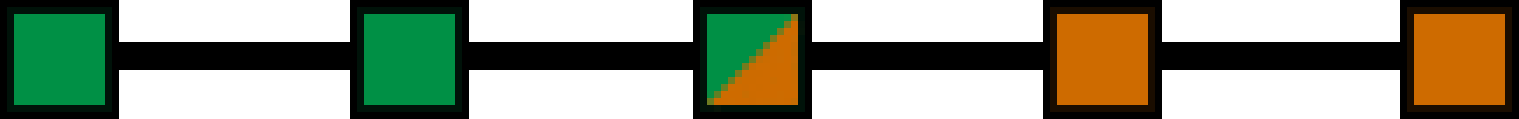
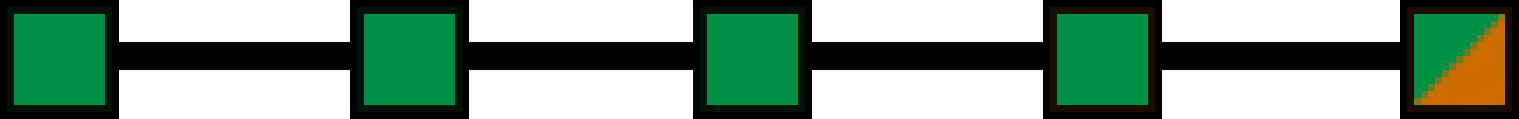
Before/after of a w=1519, h=119 layered artwork. What changed in the layer stack:
added layer "Nivel 2" above "Nivel 1" over (x1=707, y1=14, x2=1505, y2=105)
renamed "Rectángulo 2 copia 2" to "Nivel 0", hid it over (x1=707, y1=14, x2=1505, y2=105)
